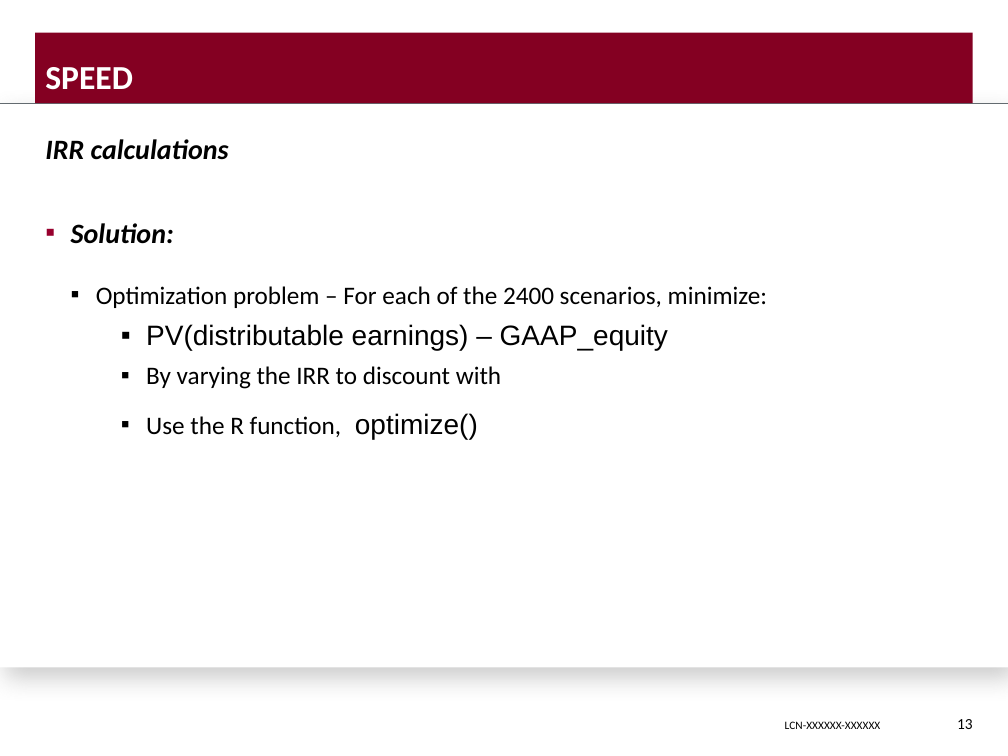
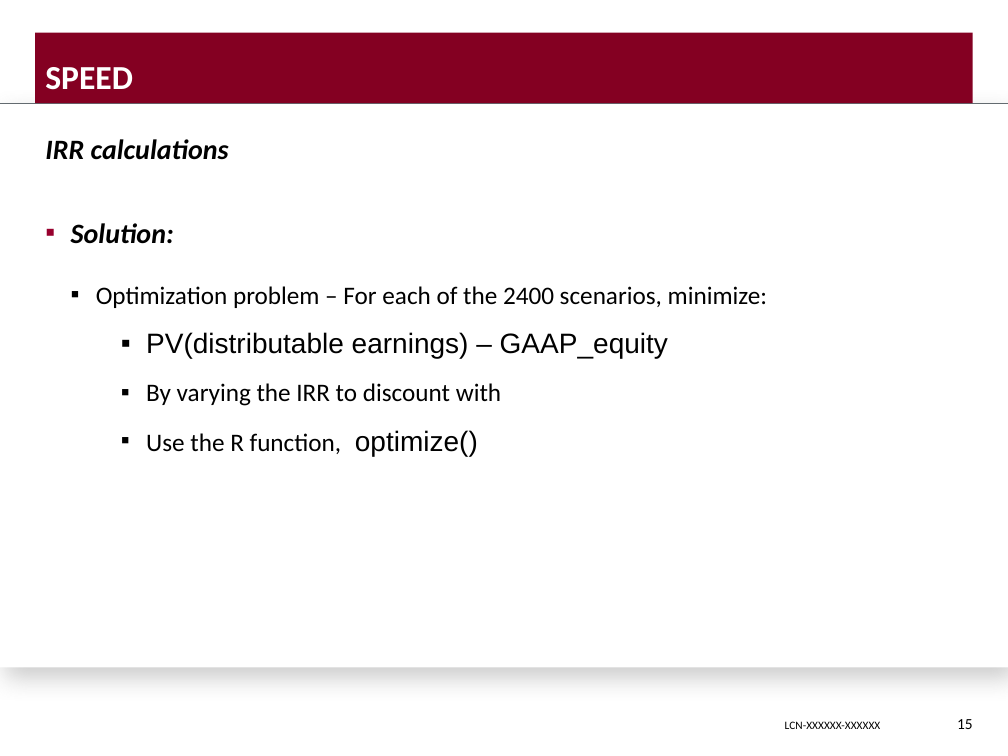
Before and after one commit to DavisVaughan/slides, a slide deck: slide 15 of final-presentation/final-presentation-davis-vaughan.pptx (slide 13 before the commit). Drawn at 1008x756 pixels with LibreOffice and Linux fonts; fonts in the diff are those of the drawing; background and template pictures are left out. Boxes give left, top, right and bottom in pixels: in the first picture for what was removed or moved away, otherwise in the second. Text is boxed around its words. In the diff, an @@ line names an element or a change of style, - is before the commit and + after.

```diff
--- a/final-presentation/final-presentation-davis-vaughan.pptx
+++ b/final-presentation/final-presentation-davis-vaughan.pptx
@@ text at <box>96,286,767,456</box>: more space between paragraphs @@
@@ page number at <box>957,719,973,729</box>: text changed @@
-13
+15
```
Also in this commit, not shown: 11 other slides changed, 2 slides added, 3 slides removed, 2 other files.
